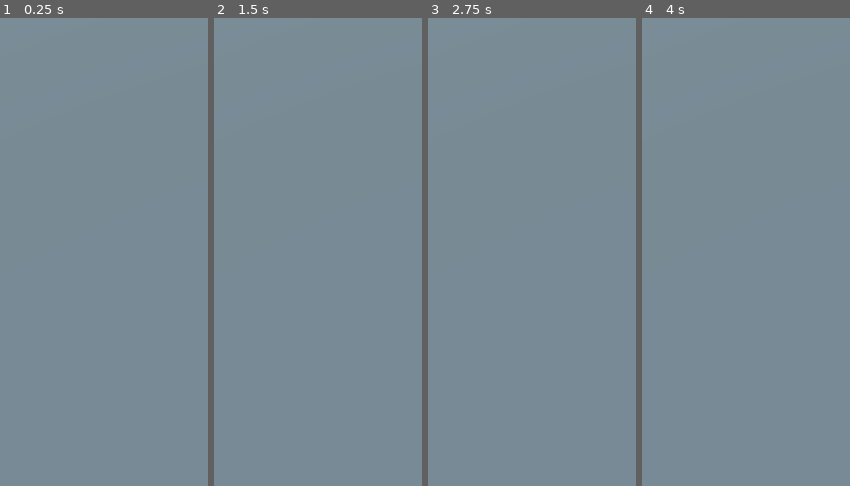
Above: before the commit, frames 1-4 (left to right).
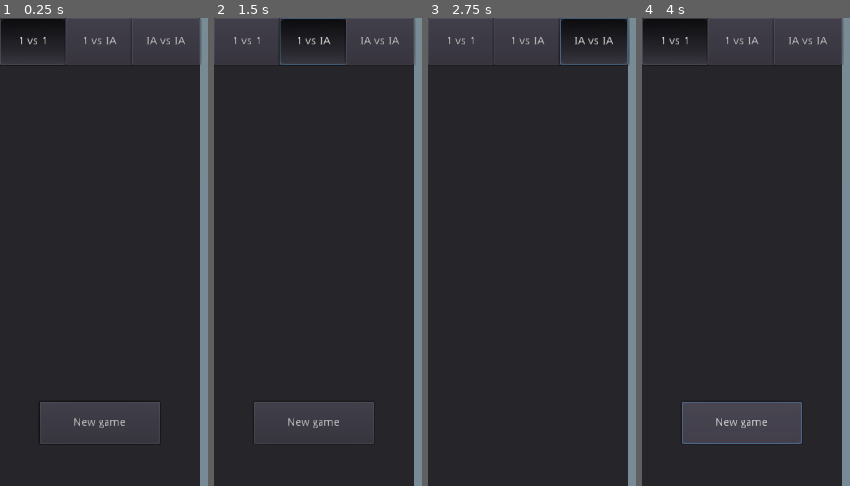
Above: after the commit, the same moments.

Repository: Naowak/Kothrak
Game: Godot game, scene res://Scenes/Main.tscn
Same seed, same stepped clock (60 frames per second), same inputs: the game is played once before the commit and once after it.
Inputs (mouse positions are in pixels of both pictures, inside the frame that each line leads up to):
- Up to frame 1 (0.25 s): no input
- Up to frame 2 (1.5 s): click (247, 41) at 0.5 s, where only the run after the commit has a clickable "1 vs 1"; click (313, 41) at 1.25 s, where only the run after the commit has a clickable "1 vs IA"
- Up to frame 3 (2.75 s): click (594, 41) at 2 s, where only the run after the commit has a clickable "IA vs IA"
- Up to frame 4 (4 s): click (675, 41) at 2.75 s, where only the run after the commit has a clickable "1 vs 1"; click (741, 420) at 3.5 s, where only the run after the commit has a clickable "New game"

The runs differ from the first frame. In frame 1, 96% of the frame differs, in the area x 0-97%, y 0-100%; in frame 2, 96%; in frame 3, 96%, in the area x 0-98%, y 0-100%; in frame 4, 96%.
Error before the commit: Invalid get index 'status' (on base: 'Nil'). (res://Scripts/Main.gd:20)
Error after the commit: Invalid get index 'status' (on base: 'Nil'). (res://Scripts/Main.gd:34)

Commit message:
ajout du panel

Diff:
--- a/gui/Scenes/Main.tscn
+++ b/gui/Scenes/Main.tscn
@@ -1,9 +1,10 @@
-[gd_scene load_steps=8 format=2]
+[gd_scene load_steps=9 format=2]
 
 [ext_resource path="res://Scripts/Camera.gd" type="Script" id=1]
 [ext_resource path="res://Scripts/Playground.gd" type="Script" id=2]
 [ext_resource path="res://Scripts/Main.gd" type="Script" id=3]
 [ext_resource path="res://Scripts/HTTPRequest.gd" type="Script" id=4]
+[ext_resource path="res://Scripts/Panel.gd" type="Script" id=5]
 
 [sub_resource type="CylinderShape" id=1]
 
@@ -17,6 +18,7 @@
 
 [node name="Camera" type="Camera" parent="."]
 transform = Transform( 1, 0, 0, 0, 0.664539, 0.747253, 0, -0.747253, 0.664539, 0, 20, 20 )
+h_offset = -4.0
 fov = 40.0
 script = ExtResource( 1 )
 
@@ -40,3 +42,77 @@
 
 [node name="HTTPRequest" type="HTTPRequest" parent="."]
 script = ExtResource( 4 )
+
+[node name="Panel" type="Panel" parent="."]
+anchor_right = 0.25
+anchor_bottom = 1.0
+script = ExtResource( 5 )
+__meta__ = {
+"_edit_use_anchors_": false
+}
+
+[node name="Button_1v1" type="Button" parent="Panel"]
+anchor_right = 0.33
+anchor_bottom = 0.1
+toggle_mode = true
+pressed = true
+text = "1 vs 1"
+__meta__ = {
+"_edit_use_anchors_": false
+}
+
+[node name="Button_1vIA" type="Button" parent="Panel"]
+anchor_left = 0.33
+anchor_right = 0.67
+anchor_bottom = 0.1
+toggle_mode = true
+text = "1 vs IA"
+__meta__ = {
+"_edit_use_anchors_": false
+}
+
+[node name="Button_IAvIA" type="Button" parent="Panel"]
+anchor_left = 0.66
+anchor_right = 1.0
+anchor_bottom = 0.1
+toggle_mode = true
+text = "IA vs IA"
+
+[node name="Control_1v1" type="Control" parent="Panel"]
+anchor_top = 0.1
+anchor_right = 1.0
+anchor_bottom = 1.0
+__meta__ = {
+"_edit_use_anchors_": false
+}
+
+[node name="Button_newgame" type="Button" parent="Panel/Control_1v1"]
+anchor_left = 0.2
+anchor_top = 0.8
+anchor_right = 0.8
+anchor_bottom = 0.9
+text = "New game"
+__meta__ = {
+"_edit_use_anchors_": false
+}
+
+[node name="Control_1vIA" type="Control" parent="Panel"]
+anchor_top = 0.1
+anchor_right = 1.0
+anchor_bottom = 1.0
+
+[node name="Button_newgame" type="Button" parent="Panel/Control_1vIA"]
+anchor_left = 0.2
+anchor_top = 0.8
+anchor_right = 0.8
+anchor_bottom = 0.9
+text = "New game"
+__meta__ = {
+"_edit_use_anchors_": false
+}
+
+[node name="Control_IAvIA" type="Control" parent="Panel"]
+visible = false
+anchor_top = 0.1
+anchor_right = 1.0
+anchor_bottom = 1.0
--- a/gui/Scripts/HTTPRequest.gd
+++ b/gui/Scripts/HTTPRequest.gd
@@ -7,9 +7,10 @@
 
 
 # Request new game to the server
-func new_game():
+func new_game(mode):
 	# warning-ignore:return_value_discarded
-	request("http://127.0.0.1:5000/new_game")
+	var params = 'mode=' + str(mode)
+	request("http://127.0.0.1:5000/new_game?" + params)
 
 
 # Request play to the server
--- a/gui/Scripts/Main.gd
+++ b/gui/Scripts/Main.gd
@@ -9,8 +9,22 @@
 var data_to_send = null
 
 func _ready():
-	print('hello')
-	$HTTPRequest.new_game()
+	# warning-ignore:return_value_discarded
+	$Panel/Control_1v1/Button_newgame.connect('pressed', self, '_new_1v1')
+	# warning-ignore:return_value_discarded
+	$Panel/Control_1vIA/Button_newgame.connect('pressed', self, '_new_1vIA')
+
+
+func _new_1v1():
+	$HTTPRequest.new_game('1v1')
+
+
+func _new_1vIA():
+	$HTTPRequest.new_game('1vIA')
+
+
+#func _new_IAvIA():
+#	$HTTPRequest.new_game('IAvIA')
 
 
 # Update the game with new data from server
--- /dev/null
+++ b/gui/Scripts/Panel.gd
@@ -0,0 +1,20 @@
+extends Panel
+
+# Called when the node enters the scene tree for the first time.
+func _ready():
+	# warning-ignore:return_value_discarded
+	$Button_1v1.connect('pressed', self, '_on_control_change', ['1v1'])
+	# warning-ignore:return_value_discarded
+	$Button_1vIA.connect('pressed', self, '_on_control_change', ['1vIA'])
+	# warning-ignore:return_value_discarded
+	$Button_IAvIA.connect('pressed', self, '_on_control_change', ['IAvIA'])
+
+
+func _on_control_change(mode):
+	var buttons = {'1v1': $Button_1v1, '1vIA': $Button_1vIA,
+		'IAvIA': $Button_IAvIA}
+	var nodes_control = {'1v1': $Control_1v1, '1vIA': $Control_1vIA,
+		'IAvIA': $Control_IAvIA}
+	for name in nodes_control.keys():
+		nodes_control[name].visible = name == mode
+		buttons[name].pressed = name == mode
--- a/gui/Scripts/Playground.gd
+++ b/gui/Scripts/Playground.gd
@@ -14,6 +14,10 @@
 
 # Create all players and place them to their correct location
 func instance_players(players_location):
+	for player in players:
+		player.queue_free()
+	players = []
+
 	for player_id in players_location.keys():
 		var coord = players_location[player_id]
 		var player = Character.instance()
@@ -24,6 +28,11 @@
 
 # Create all cells
 func instance_map():
+	for q in grid.keys():
+		for r in grid[q].keys():
+			grid[q][r].queue_free()
+	grid = {}
+
 	var border_stage = 0
 	_instance_cell(CellStage[1], 0, 0, 1)
 	for radius in range(Utils.RAY+1):
Not shown, changed: api.py
